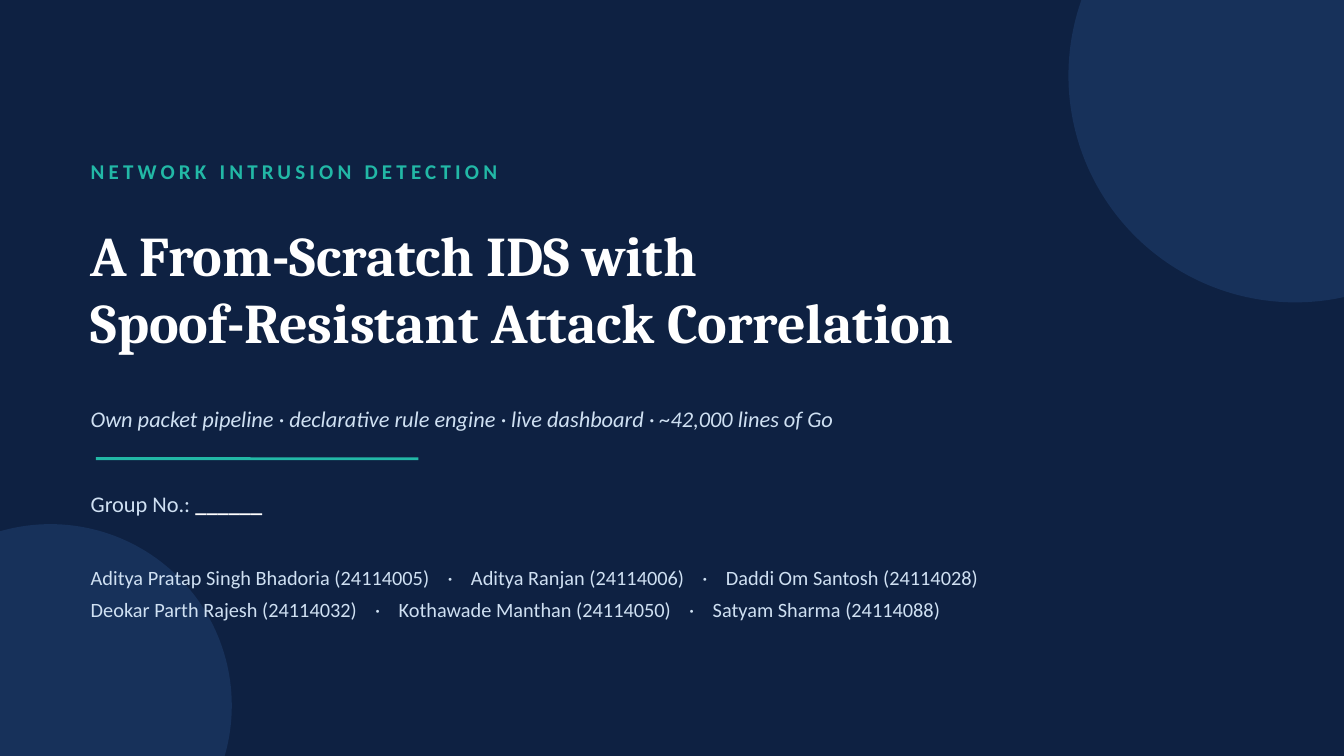
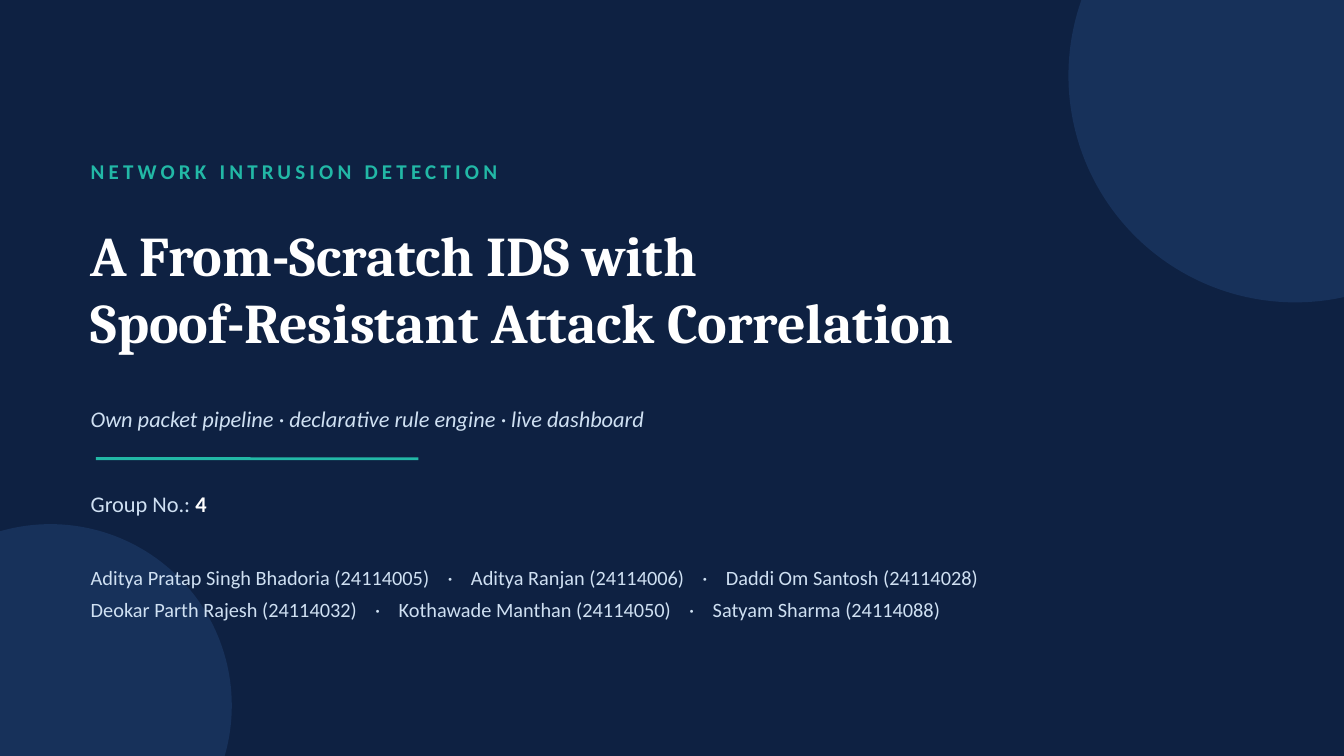
Before and after one commit to bUrn-1337/intrusion-detection-system, a slide deck: slide 1 of submission/slides.pptx. Drawn at 1344x756 pixels with LibreOffice and Linux fonts; fonts in the diff are those of the drawing. Boxes give left, top, right and bottom in pixels: in the first picture for what was removed or moved away, otherwise in the second. Text is boxed around its words. In the diff, an @@ line names an element or a change of style, - is before the commit and + after.

```diff
--- a/submission/slides.pptx
+++ b/submission/slides.pptx
@@ text at [91, 411, 644, 431]: text changed @@
-Own packet pipeline · declarative rule engine · live dashboard · ~42,000 lines of Go
+Own packet pipeline · declarative rule engine · live dashboard
@@ text at [91, 497, 206, 516]: text changed @@
-Group No.: ______
+Group No.: 4
```
Also in this commit, not shown: 1 other slide changed, 4 other files.
